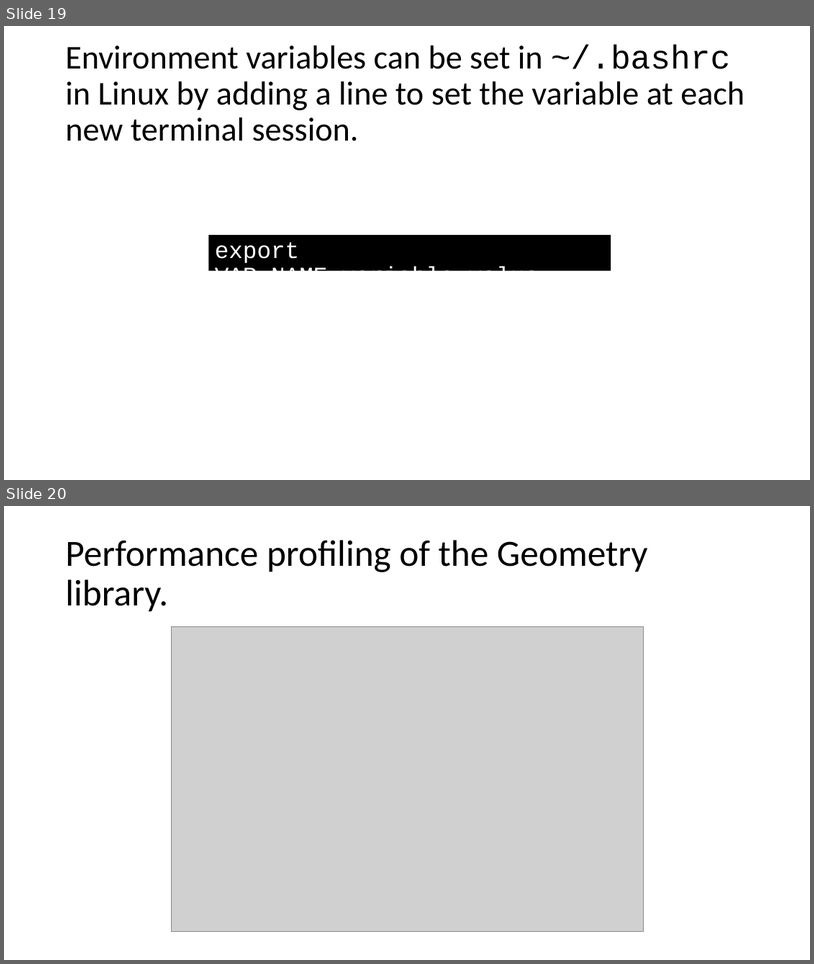
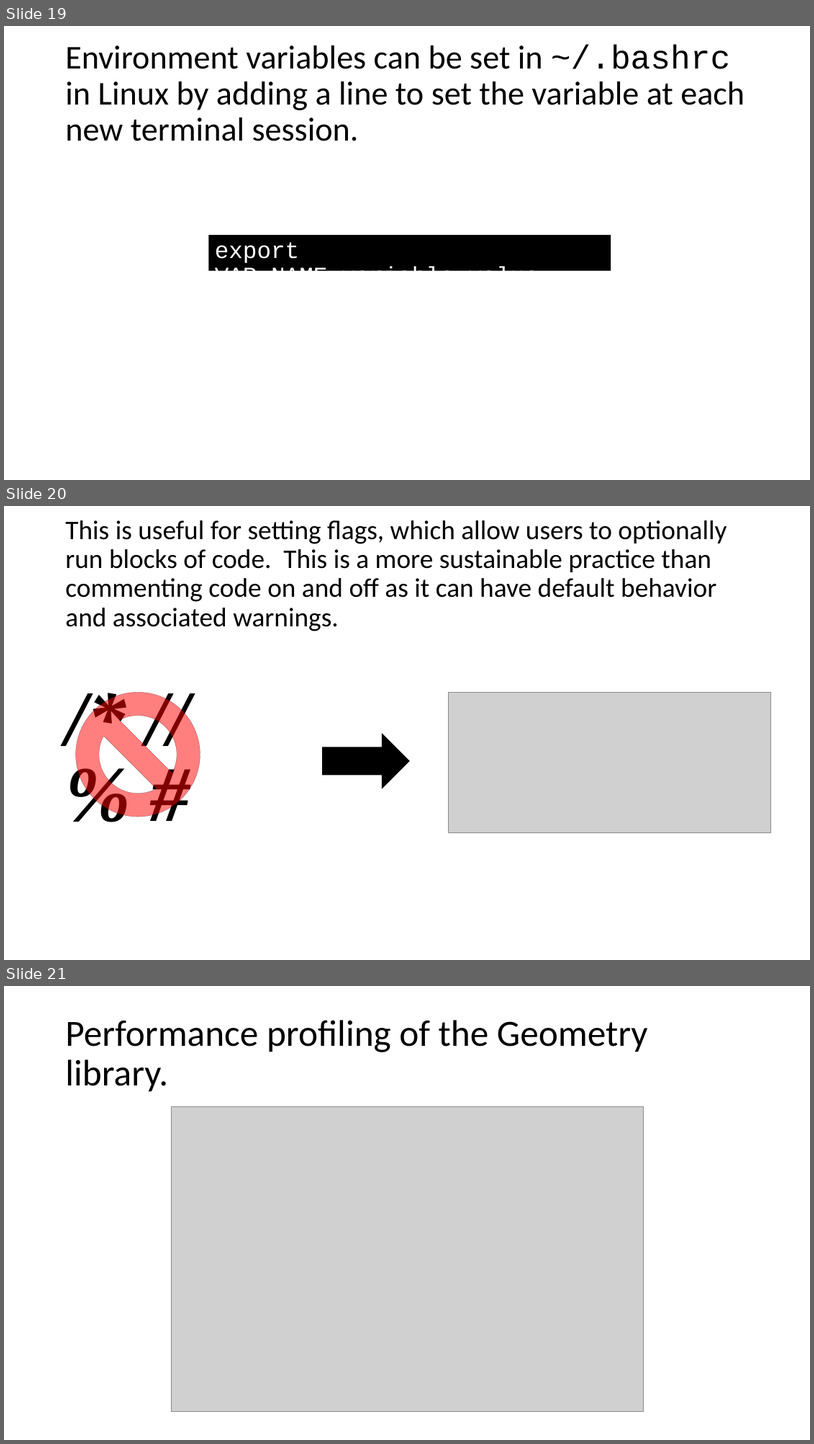
Before and after one commit to ivsg-psu/Errata_Tutorials_DebugTools, a slide deck: Documents/IVSG_unit_testing_and_TDD.pptx. Shown one above the other, each under a label of ours: slides 19 and 20 before the commit, slides 19, 20 and 21 after it. The pictures are 814x964 and 814x1444 pixels, drawn with LibreOffice and Linux fonts; fonts in the diff are those of the drawing; grey boxes stand for pictures. Boxes give left, top, right and bottom in pixels: in the first picture for what was removed or moved away, otherwise in the second. Text is boxed around its words. In the diff, an @@ line names an element or a change of style, - is before the commit and + after.

Commit message:
adding slide about flagging utility

```diff
--- a/Documents/IVSG_unit_testing_and_TDD.pptx
+++ b/Documents/IVSG_unit_testing_and_TDD.pptx
@@ slide 20 added at (4, 506, 810, 960), background #FFFFFF @@
@@ title added at (65, 520, 727, 631), 32 pt, text #000000 @@
+This is useful for setting flags, which allow users to optionally run blocks of code. This is a more sustainable practice than commenting code on and off as it can have default behavior and associated warnings.
@@ text added at (59, 673, 263, 849), 93.6 pt, text #000000, bold, italic @@
+/* //
+% #
@@ no-entry sign added at (76, 692, 201, 816), fill #FF0000 at 50% opacity, outline #000000 0.25 pt @@
@@ picture added at (449, 692, 772, 832) @@
@@ right arrow added at (322, 733, 410, 789), fill #000000 @@
@@ what was slide 20 is now slide 21 @@
```
